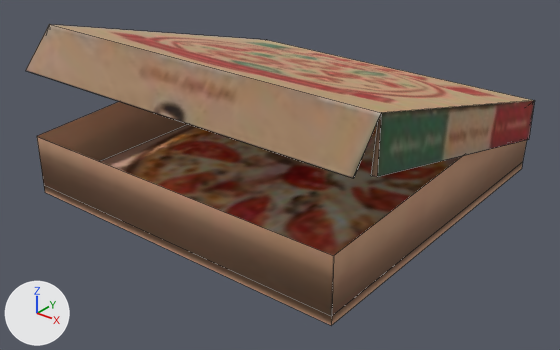
What one commit did to the FBX model Assets/03_Models/Pizza.fbx.
Before and after are seen from a 50 mm lens placed at (1.622, -2.092, 1.295), pointed at (0.039, -0.113, 0.068). The lights are fixed; the arrows at lower left show +X, +Y and +Z. Mesh edges are drawn as thin lines.

In view in the first picture: 'PIZZACERRADA'.
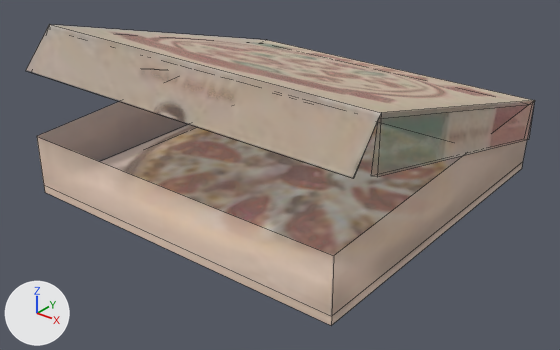
Pixel boxes (x1, y1, x2, y2) of what changed, in the pictures (560 x 350 px; the box of a moved part takes in the faces that stretch with it):
'PIZZACERRADA', surface changed (brown to beige)
    both: (25, 24, 535, 325)
part 1 of me_cube_003, moved or reshaped
    before: (100, 124, 462, 256)
    after: (101, 96, 463, 288)

Diff of the bpy script that builds the scene:
```diff
--- a/Assets/03_Models/Pizza.fbx.py
+++ b/Assets/03_Models/Pizza.fbx.py
@@ img_t_pizza_png @@
-img_t_pizza_png = load_image('T_Pizza.png', 'Textures/T_Pizza.png', 217, 247, 'sRGB')
+img_t_pizza_png = load_image('T_Pizza.png', 'Textures/T_Pizza.png', 217, 247, 'Non-Color')
@@ mat_m_pizza @@
 n0 = _N.new('ShaderNodeBsdfPrincipled'); n0.name = 'Principled BSDF'
 n2.image = img_t_pizza_png
+n3 = _N.new('ShaderNodeTexImage'); n3.name = 'Image Texture.001'
+n3.image = img_t_pizza_png
 _L.new(n2.outputs[0], n0.inputs[0])  # 'Color' to 'Base Color'
 _L.new(n0.outputs[0], n1.inputs[0])  # 'BSDF' to 'Surface'
+_L.new(n3.outputs[0], n0.inputs[4])  # 'Color' to 'Alpha'
@@ me_cube_003 @@
 me_cube_003.from_pydata(...)  # 30 vertices, 28 faces; spans x -0.68..0.711, y -0.644..0.653, z -0.009..0.584
 # used by ob_pizzacerrada; location = (0.0, 0.0, 0.0)
 # verts and faces of me_cube_003; kept vertices keep their numbers, new ones are numbered from 30
 # before: 1 (-0.644, 0.644, 0.022), 3 (-0.644, -0.644, 0.022) at pixel (43, 184), 5 (0.644, 0.644, 0.022) at pixel (522, 161), 7 (0.644, -0.644, 0.022) at pixel (331, 316)
+# me_cube_003 part 1
+delete_faces([(1, 5, 7, 3)])
+faces += [(1, 3, 7, 5)]
 me_cube_003.materials.append(mat_m_pizza)
```
